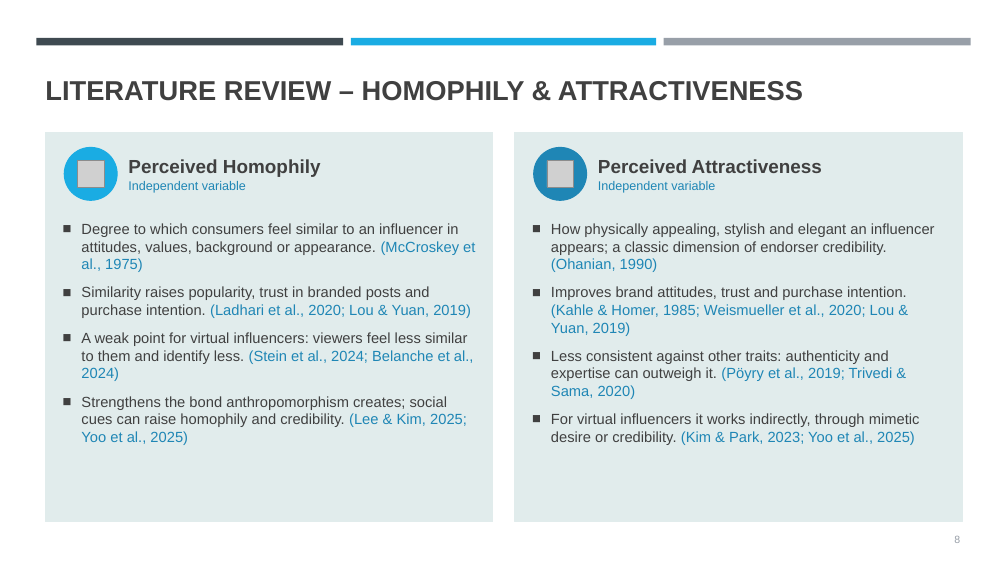
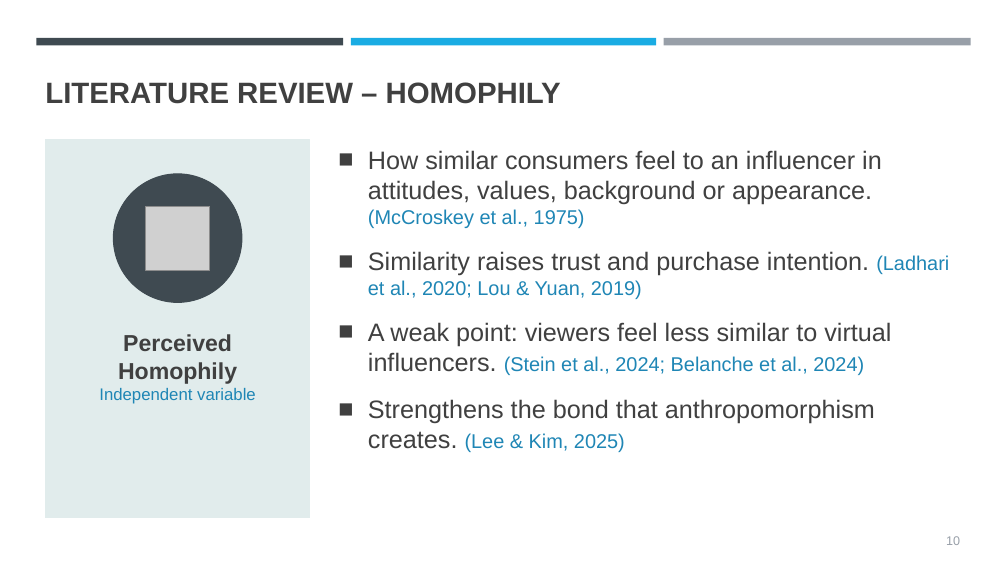
Before and after one commit to Abhiramjayan-versiert/AJ-Claude-, a slide deck: slide 10 of presentation/Virtual_Influencers_Trust_Purchase_Intention_GenZ.pptx (slide 8 before the commit). Drawn at 1008x567 pixels with LibreOffice and Linux fonts; fonts in the diff are those of the drawing; grey boxes stand for pictures. Boxes give left, top, right and bottom in pixels: in the first picture for what was removed or moved away, otherwise in the second. Text is boxed around its words. In the diff, an @@ line names an element or a change of style, - is before the commit and + after.

```diff
--- a/presentation/Virtual_Influencers_Trust_Purchase_Intention_GenZ.pptx
+++ b/presentation/Virtual_Influencers_Trust_Purchase_Intention_GenZ.pptx
@@ title at box(45, 82, 561, 104): text changed; size 26 to 28 pt @@
-LITERATURE REVIEW – HOMOPHILY & ATTRACTIVENESS
+LITERATURE REVIEW – HOMOPHILY
@@ rectangle: place and size @@
-rectangle at box(45, 132, 493, 522)
+rectangle at box(45, 140, 310, 518)
@@ ellipse removed at box(64, 147, 117, 200) @@
@@ rectangle removed at box(515, 132, 963, 522) @@
@@ ellipse removed at box(534, 147, 587, 200) @@
@@ ellipse added at box(113, 174, 242, 302), fill #3F4A51, outline #3F4A51 1 pt @@
@@ text at box(368, 150, 949, 452): text changed; size 14 to 24 pt @@
-■ Degree to which consumers feel similar to an influencer in attitudes, values, background or appearance. (McCroskey et al., 1975)
-■ Similarity raises popularity, trust in branded posts and purchase intention. (Ladhari et al., 2020; Lou & Yuan, 2019)
-■ A weak point for virtual influencers: viewers feel less similar to them and identify less. (Stein et al., 2024; Belanche et al., 2024)
-■ Strengthens the bond anthropomorphism creates; social cues can raise homophily and credibility. (Lee & Kim, 2025; Yoo et al., 2025)
+■ How similar consumers feel to an influencer in attitudes, values, background or appearance. (McCroskey et al., 1975)
+■ Similarity raises trust and purchase intention. (Ladhari et al., 2020; Lou & Yuan, 2019)
+■ A weak point: viewers feel less similar to virtual influencers. (Stein et al., 2024; Belanche et al., 2024)
+■ Strengthens the bond that anthropomorphism creates. (Lee & Kim, 2025)
@@ picture removed at box(547, 160, 574, 187) @@
@@ text removed at box(598, 159, 822, 193) @@
-Perceived Attractiveness
-Independent variable
@@ picture: place and size @@
-picture at box(77, 160, 104, 187)
+picture at box(146, 206, 210, 271)
@@ text removed at box(551, 223, 935, 445) @@
-■ How physically appealing, stylish and elegant an influencer appears; a classic dimension of endorser credibility. (Ohanian, 1990)
-■ Improves brand attitudes, trust and purchase intention. (Kahle & Homer, 1985; Weismueller et al., 2020; Lou & Yuan, 2019)
-■ Less consistent against other traits: authenticity and expertise can outweigh it. (Pöyry et al., 2019; Trivedi & Sama, 2020)
-■ For virtual influencers it works indirectly, through mimetic desire or credibility. (Kim & Park, 2023; Yoo et al., 2025)
@@ text "Perceived Homophily": place and size @@
-text "Perceived Homophily" at box(128, 159, 321, 193)
+text "Perceived Homophily" at box(99, 334, 256, 404)
@@ text "Perceived Homophily" at box(99, 334, 256, 404): size 18 to 22 pt in "Perceived Homophily"; size 12 to 16 pt in "Independent variable"; alignment left to centre; vertical alignment middle to top @@
@@ page number added at box(946, 536, 960, 545), 12 pt, text #989FA8 @@
+10
@@ page number removed at box(954, 536, 960, 543) @@
-8
```
Also in this commit, not shown: 16 other slides changed, 5 slides added.
